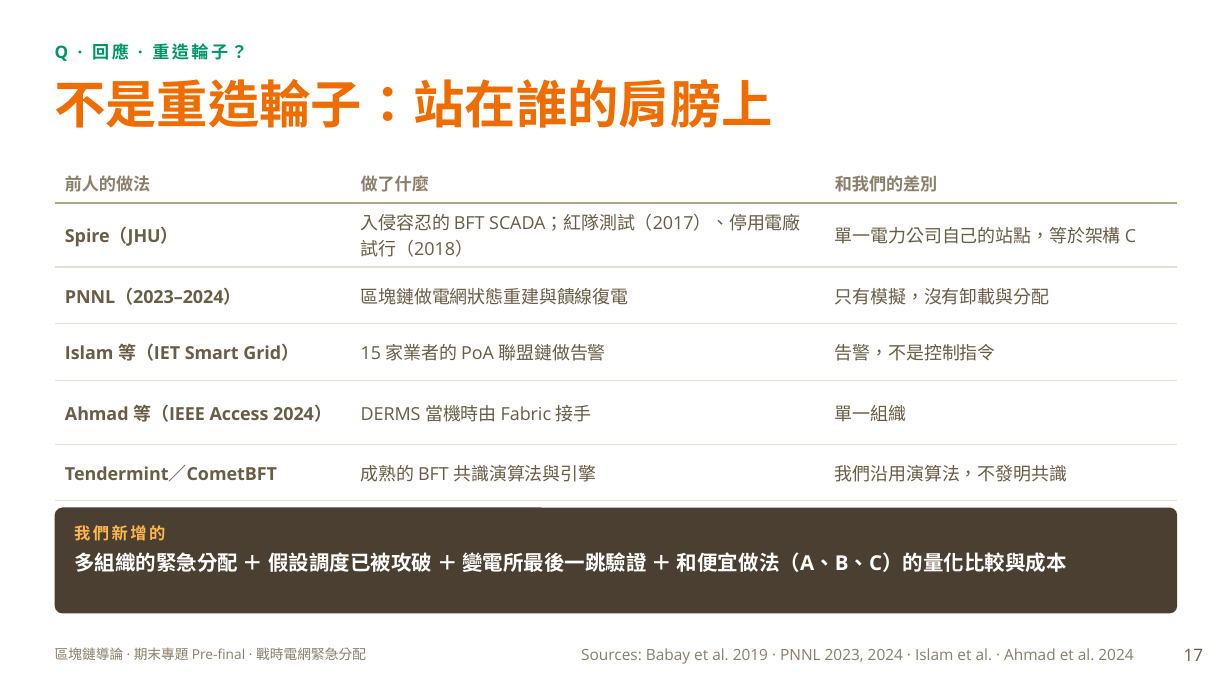
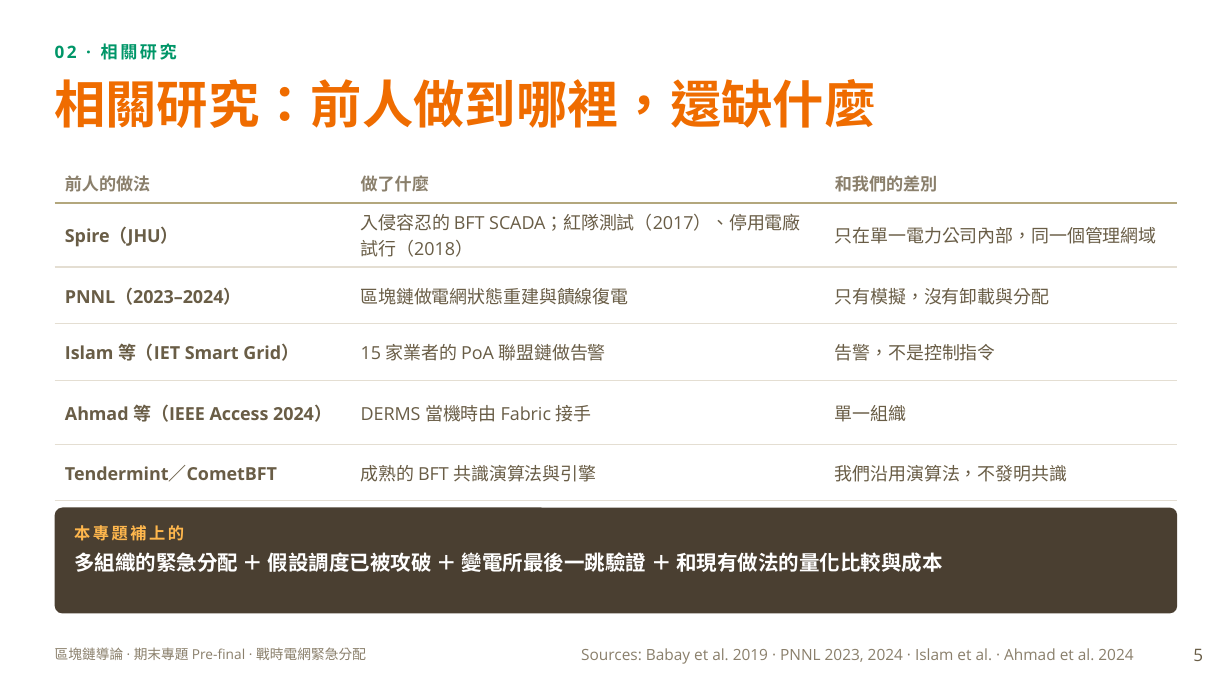
Before and after one commit to XXXaBg3619/grid-quorum, a slide deck: slide 5 of 期末前報告_戰時電網緊急分配.pptx (slide 17 before the commit). Drawn at 1232x693 pixels with LibreOffice and Linux fonts; fonts in the diff are those of the drawing. Boxes give left, top, right and bottom in pixels: in the first picture for what was removed or moved away, otherwise in the second. Text is boxed around its words. In the diff, an @@ line names an element or a change of style, - is before the commit and + after.

Commit message:
modified:   "\346\234\237\346\234\253\345\211\215\345\240\261\345\221\212_\346\210\260\346\231\202\351\233\273\347\266\262\347\267\212\346\200\245\345\210\206\351\205\215.pptx"

```diff
--- a/期末前報告_戰時電網緊急分配.pptx
+++ b/期末前報告_戰時電網緊急分配.pptx
@@ text at (55,43,177,60): text changed @@
-Q · 回應 · 重造輪子？
+02 · 相關研究
@@ title at (54,79,875,128): text changed @@
-不是重造輪子：站在誰的肩膀上
+相關研究：前人做到哪裡，還缺什麼
@@ table at (54,164,1177,487) @@
-row 2, column 3: 單一電力公司自己的站點，等於架構 C
+row 2, column 3: 只在單一電力公司內部，同一個管理網域
@@ text in rounded rectangle at (74,525,943,572): text changed @@
-我們新增的
-多組織的緊急分配 ＋ 假設調度已被攻破 ＋ 變電所最後一跳驗證 ＋ 和便宜做法（A、B、C）的量化比較與成本
+本專題補上的
+多組織的緊急分配 ＋ 假設調度已被攻破 ＋ 變電所最後一跳驗證 ＋ 和現有做法的量化比較與成本
@@ page number at (1193,648,1203,661): text changed @@
-17
+5
```
Also in this commit, not shown: 15 other slides changed, 2 slides added, 1 slide removed.
